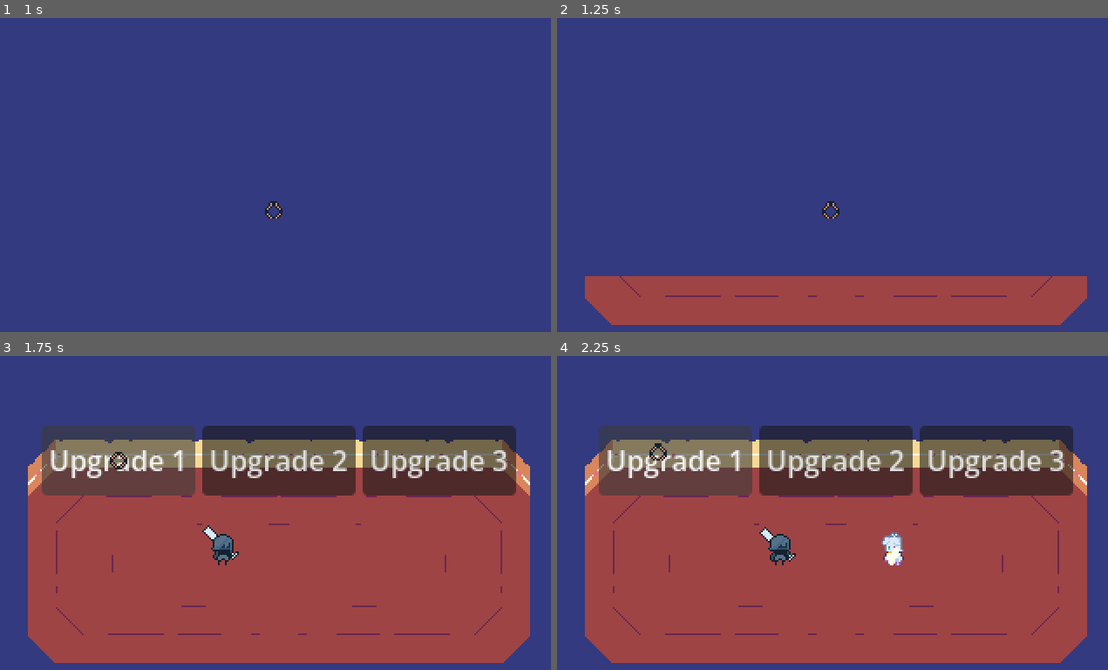
Above: before the commit, frames 1-4 (two rows, left to right).
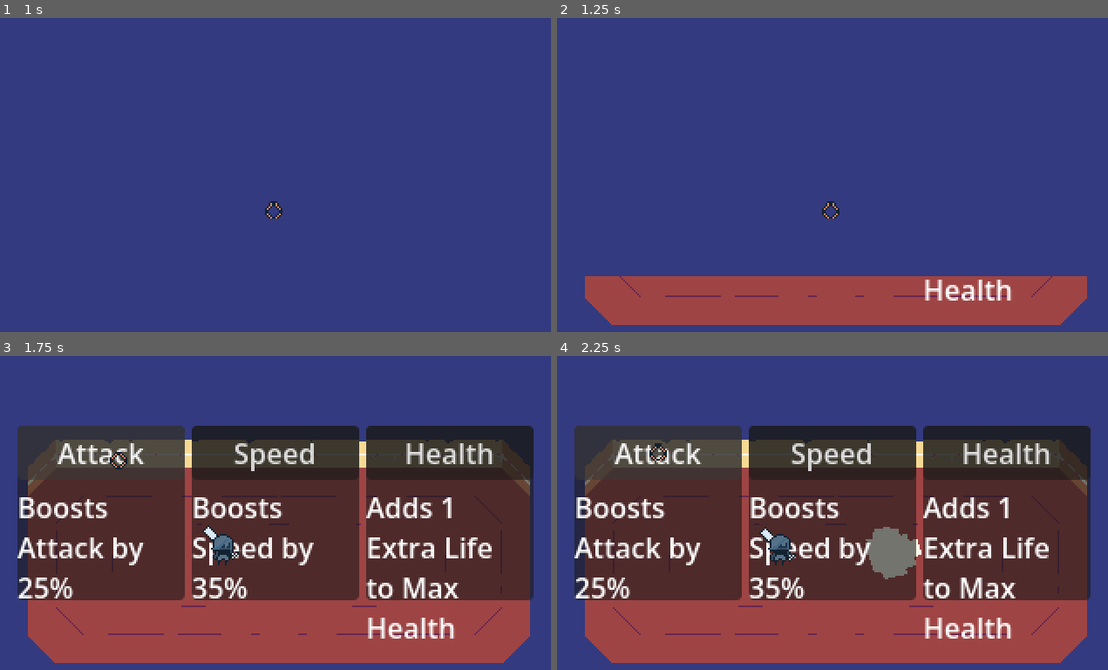
Above: after the commit, the same moments.

Repository: studio-starlight/brackeys-26-1
Game: Godot game, scene res://Scenes/Levels/main_menu.tscn
The game is run twice, just before and just after one commit, with the same random seed, the same clock (stepped at 60 frames per second) and the same inputs.
Inputs (mouse positions are in pixels of both pictures, inside the frame that each line leads up to):
- Up to frame 1 (1 s): click "Play" at 0.5 s
- Up to frame 2 (1.25 s): no input
- Up to frame 3 (1.75 s): click (121, 459) at 1.25 s, where only the run before the commit has a clickable "Upgrade 1"
- Up to frame 4 (2.25 s): click (656, 453) at 2 s, where only the run after the commit has a clickable "Attack"

Frame 1 is identical in both runs. In frame 2, 0.6% of the frame differs, in the area x 66-83%, y 83-90%; in frame 3, 43%; in frame 4, 43%, in the area x 3-97%, y 22-90%.
Error before the commit: There was an error calling "_iter_next" on iterator object of type Upgrades:<HBoxContainer#59424900872>. (res://Scenes/Systems/upgrade_manager.gd:11)

Commit message:
Upgrades almost done

Diff:
--- a/Resources/Audio Bus/default_bus_layout.tres
+++ b/Resources/Audio Bus/default_bus_layout.tres
@@ -11,5 +11,5 @@
 bus/2/solo = false
 bus/2/mute = false
 bus/2/bypass_fx = false
-bus/2/volume_db = 0.0
+bus/2/volume_db = -14.062227
 bus/2/send = &"Master"
--- a/Resources/Upgrades/upgrade_data.gd
+++ b/Resources/Upgrades/upgrade_data.gd
@@ -1,4 +1,8 @@
 class_name UpgradeData
 extends Resource
 
+@export var name : String
+@export var texture : Texture2D
+@export_multiline var description : String
+
 func apply_upgrade(player : Player) -> void: pass
--- /dev/null
+++ b/Scenes/Globals/music_manager.tscn
@@ -0,0 +1,10 @@
+[gd_scene format=3 uid="uid://bumer4mu0p7b2"]
+
+[ext_resource type="Script" uid="uid://ejvq2vmyuxmq" path="res://Scripts/Globals/music_manager.gd" id="1_eghl4"]
+
+[node name="MusicManager" type="Node" unique_id=2087753501]
+process_mode = 3
+script = ExtResource("1_eghl4")
+
+[node name="AudioStreamPlayer" type="AudioStreamPlayer" parent="." unique_id=684850073]
+bus = &"Music"
--- a/Scenes/Levels/game.tscn
+++ b/Scenes/Levels/game.tscn
@@ -14,6 +14,7 @@
 [ext_resource type="Texture2D" uid="uid://bhy3i0vrdtydc" path="res://Graphics/User Interface/sprite_textbox.png" id="8_dw2ve"]
 [ext_resource type="Texture2D" uid="uid://ibveqrn4nbsu" path="res://Graphics/User Interface/sprite_talking.png" id="8_t7urq"]
 [ext_resource type="FontFile" uid="uid://45p1fy2s4urb" path="res://Graphics/Fonts/m5x7.ttf" id="9_8u2a7"]
+[ext_resource type="AudioStream" uid="uid://ehdpp6r3prkq" path="res://Audio/Sounds/sound_enemy_defeated.wav" id="10_i0w65"]
 [ext_resource type="Script" uid="uid://ddkoy6vp3mmqo" path="res://Scripts/Systems/hud.gd" id="10_q2try"]
 [ext_resource type="AudioStream" uid="uid://lutgg5ejxcum" path="res://Audio/Sounds/sound_dialogue.wav" id="10_qmmh8"]
 [ext_resource type="Texture2D" uid="uid://cmc84m685p481" path="res://Graphics/Characters/sprite_cane.png" id="10_rar5s"]
@@ -25,6 +26,11 @@
 [ext_resource type="PackedScene" uid="uid://dhnfed0gjaehd" path="res://Scenes/Objects/enemy_charger.tscn" id="14_x1q52"]
 [ext_resource type="Theme" uid="uid://ba3ofuhdx02cr" path="res://Resources/Themes/main_theme.tres" id="15_gqwak"]
 [ext_resource type="Script" uid="uid://85pv8b7m5k0s" path="res://Scenes/Systems/upgrade_manager.gd" id="24_rar5s"]
+[ext_resource type="Script" uid="uid://cjjqrbvu6qkhv" path="res://Resources/Upgrades/upgrade_data.gd" id="26_cppk6"]
+[ext_resource type="Script" uid="uid://qa1djvfk32rq" path="res://Resources/Upgrades/attack_upgrade.gd" id="27_17vb1"]
+[ext_resource type="Script" uid="uid://cimhbka2wqc48" path="res://Resources/Upgrades/health_upgrade.gd" id="28_kv0vm"]
+[ext_resource type="Script" uid="uid://d1lltcsjhjowv" path="res://Resources/Upgrades/speed_upgrade.gd" id="29_7d2jk"]
+[ext_resource type="Script" uid="uid://bwlmktm7xm282" path="res://Scripts/Objects/upgrade_button.gd" id="30_17vb1"]
 
 [sub_resource type="Resource" id="Resource_rfqhp"]
 script = ExtResource("7_ht0kt")
@@ -66,19 +72,45 @@
 cutscene_data = Array[ExtResource("3_c11q5")]([SubResource("Resource_rfqhp"), SubResource("Resource_uy6f3"), SubResource("Resource_ahqd5"), SubResource("Resource_dw2ve"), SubResource("Resource_ht0kt")])
 metadata/_custom_type_script = "uid://vd74rdt82yon"
 
+[sub_resource type="Resource" id="Resource_l1e6r"]
+script = ExtResource("7_ht0kt")
+animation_name = "beginning"
+hide_dialogue_box = true
+wait_for_animation_finished = true
+metadata/_custom_type_script = "uid://csb4hvs2xwugx"
+
+[sub_resource type="Resource" id="Resource_i0w65"]
+script = ExtResource("7_ht0kt")
+animation_name = "cane_poof_enter"
+hide_dialogue_box = true
+wait_for_animation_finished = true
+metadata/_custom_type_script = "uid://csb4hvs2xwugx"
+
 [sub_resource type="Resource" id="Resource_xdwyp"]
 script = ExtResource("7_xdwyp")
+speaker_img = ExtResource("8_t7urq")
+speaker_img_Hframes = 2
 text = "Wow, you cleared the wave!"
 metadata/_custom_type_script = "uid://dg44yqyt36m2x"
 
 [sub_resource type="Resource" id="Resource_e8oij"]
 script = ExtResource("7_xdwyp")
+speaker_img = ExtResource("8_t7urq")
+speaker_img_Hframes = 2
+speaker_img_rest_frame = 1
 text = "Onto the next Wave!"
 metadata/_custom_type_script = "uid://dg44yqyt36m2x"
 
+[sub_resource type="Resource" id="Resource_cppk6"]
+script = ExtResource("7_ht0kt")
+animation_name = "cane_poof_exit"
+hide_dialogue_box = true
+wait_for_animation_finished = true
+metadata/_custom_type_script = "uid://csb4hvs2xwugx"
+
 [sub_resource type="Resource" id="Resource_gqwak"]
 script = ExtResource("3_q2try")
-cutscene_data = Array[ExtResource("3_c11q5")]([SubResource("Resource_xdwyp"), SubResource("Resource_e8oij")])
+cutscene_data = Array[ExtResource("3_c11q5")]([SubResource("Resource_l1e6r"), SubResource("Resource_i0w65"), SubResource("Resource_xdwyp"), SubResource("Resource_e8oij"), SubResource("Resource_cppk6")])
 metadata/_custom_type_script = "uid://vd74rdt82yon"
 
 [sub_resource type="Animation" id="Animation_l1e6r"]
@@ -105,7 +137,7 @@
 "times": PackedFloat32Array(0),
 "transitions": PackedFloat32Array(1),
 "update": 1,
-"values": [true]
+"values": [false]
 }
 
 [sub_resource type="Animation" id="Animation_cppk6"]
@@ -149,6 +181,32 @@
 "update": 1,
 "values": [true]
 }
+tracks/2/type = "audio"
+tracks/2/imported = false
+tracks/2/enabled = true
+tracks/2/path = NodePath("SoundEffectPlayer")
+tracks/2/interp = 1
+tracks/2/loop_wrap = true
+tracks/2/keys = {
+"clips": [{
+"end_offset": 0.0,
+"start_offset": 0.0,
+"stream": ExtResource("10_i0w65")
+}],
+"times": PackedFloat32Array(0)
+}
+tracks/2/use_blend = true
+tracks/3/type = "audio"
+tracks/3/imported = false
+tracks/3/enabled = true
+tracks/3/path = NodePath("SoundEffectPlayer")
+tracks/3/interp = 1
+tracks/3/loop_wrap = true
+tracks/3/keys = {
+"clips": [],
+"times": PackedFloat32Array()
+}
+tracks/3/use_blend = true
 
 [sub_resource type="Animation" id="Animation_ht0kt"]
 resource_name = "cane_poof_exit"
@@ -176,6 +234,21 @@
 "update": 1,
 "values": [true]
 }
+tracks/2/type = "audio"
+tracks/2/imported = false
+tracks/2/enabled = true
+tracks/2/path = NodePath("SoundEffectPlayer")
+tracks/2/interp = 1
+tracks/2/loop_wrap = true
+tracks/2/keys = {
+"clips": [{
+"end_offset": 0.0,
+"start_offset": 0.0,
+"stream": ExtResource("10_i0w65")
+}],
+"times": PackedFloat32Array(0)
+}
+tracks/2/use_blend = true
 
 [sub_resource type="AnimationLibrary" id="AnimationLibrary_kv0vm"]
 _data = {
@@ -185,6 +258,13 @@
 &"cane_poof_exit": SubResource("Animation_ht0kt")
 }
 
+[sub_resource type="Curve" id="Curve_i0w65"]
+_data = [Vector2(0.013303768, 1), 0.0, 0.0, 0, 0, Vector2(0.68070954, 0), 0.0, 0.0, 0, 0]
+point_count = 2
+
+[sub_resource type="CurveTexture" id="CurveTexture_rfqhp"]
+curve = SubResource("Curve_i0w65")
+
 [sub_resource type="Curve" id="Curve_7d2jk"]
 _data = [Vector2(0, 1), 0.0, 0.0, 0, 0, Vector2(1, 0), 0.0, 0.0, 0, 0]
 point_count = 2
@@ -194,13 +274,16 @@
 
 [sub_resource type="ParticleProcessMaterial" id="ParticleProcessMaterial_y13qf"]
 particle_flag_disable_z = true
-direction = Vector3(0, -1, 0)
-spread = 20.0
-initial_velocity_min = 83.85
-initial_velocity_max = 98.159996
 angular_velocity_min = 161.95998
 angular_velocity_max = 197.29997
-gravity = Vector3(0, 200, 0)
+orbit_velocity_min = 0.3760001
+orbit_velocity_max = 0.3760001
+radial_velocity_min = 69.529976
+radial_velocity_max = 94.06998
+radial_velocity_curve = SubResource("CurveTexture_rfqhp")
+gravity = Vector3(0, 0, 0)
+scale_min = 5.0899997
+scale_max = 5.0899997
 scale_curve = SubResource("CurveTexture_2j1fn")
 
 [sub_resource type="Resource" id="Resource_c11q5"]
@@ -223,6 +306,24 @@
 }
 point_count = 9
 
+[sub_resource type="Resource" id="Resource_17vb1"]
+script = ExtResource("27_17vb1")
+name = "Attack"
+description = "Boosts Attack by 25%"
+metadata/_custom_type_script = "uid://qa1djvfk32rq"
+
+[sub_resource type="Resource" id="Resource_kv0vm"]
+script = ExtResource("28_kv0vm")
+name = "Health"
+description = "Adds 1 Extra Life to Max Health"
+metadata/_custom_type_script = "uid://cimhbka2wqc48"
+
+[sub_resource type="Resource" id="Resource_7d2jk"]
+script = ExtResource("29_7d2jk")
+name = "Speed"
+description = "Boosts Speed by 35%"
+metadata/_custom_type_script = "uid://d1lltcsjhjowv"
+
 [node name="Game" type="Node2D" unique_id=794865982]
 y_sort_enabled = true
 script = ExtResource("1_yla1s")
@@ -238,19 +339,24 @@
 script = ExtResource("1_72uep")
 cutscenes = Array[ExtResource("3_q2try")]([SubResource("Resource_8u2a7"), SubResource("Resource_gqwak")])
 
+[node name="SoundEffectPlayer" type="AudioStreamPlayer" parent="CutsceneManager" unique_id=269904706]
+max_polyphony = 5
+
 [node name="CutsceneAnimator" type="AnimationPlayer" parent="CutsceneManager" unique_id=1919605278]
 libraries/ = SubResource("AnimationLibrary_kv0vm")
 
 [node name="CaneSprite" type="Sprite2D" parent="CutsceneManager" unique_id=679931058]
+visible = false
 position = Vector2(192, 120)
 texture = ExtResource("10_rar5s")
 offset = Vector2(0.5, -9.5)
 flip_h = true
 
 [node name="CanePoofParticles" type="GPUParticles2D" parent="CutsceneManager" unique_id=676334953]
-position = Vector2(192, 120)
+position = Vector2(192, 112)
 emitting = false
 texture = ExtResource("11_i0w65")
+lifetime = 0.6
 one_shot = true
 explosiveness = 0.88
 randomness = 0.94
@@ -400,24 +506,80 @@
 
 [node name="UpgradeManager" type="Node2D" parent="." unique_id=1803625167]
 script = ExtResource("24_rar5s")
+upgrades = Array[ExtResource("26_cppk6")]([SubResource("Resource_17vb1"), SubResource("Resource_kv0vm"), SubResource("Resource_7d2jk")])
 
 [node name="Upgrades" type="HBoxContainer" parent="UpgradeManager" unique_id=81638564]
-offset_left = 24.0
+anchors_preset = 10
+anchor_right = 1.0
+offset_left = 16.0
 offset_top = 40.0
-offset_right = 296.0
-offset_bottom = 80.0
-
-[node name="Upgrade1" type="Button" parent="UpgradeManager/Upgrades" unique_id=1283384684]
+offset_right = 300.0
+offset_bottom = 140.0
+grow_horizontal = 2
+pivot_offset_ratio = Vector2(0.5, 0)
+size_flags_horizontal = 4
+size_flags_vertical = 0
+alignment = 1
+
+[node name="Upgrade1" type="Panel" parent="UpgradeManager/Upgrades" unique_id=1723768740]
+custom_minimum_size = Vector2(96, 100)
+layout_mode = 2
+script = ExtResource("30_17vb1")
+
+[node name="UpgradeContainer" type="VBoxContainer" parent="UpgradeManager/Upgrades/Upgrade1" unique_id=2709231]
+layout_mode = 0
+offset_right = 96.0
+offset_bottom = 104.0
+
+[node name="UpgradeName" type="Button" parent="UpgradeManager/Upgrades/Upgrade1/UpgradeContainer" unique_id=1283384684]
 layout_mode = 2
 text = "Upgrade 1"
 
-[node name="Upgrade2" type="Button" parent="UpgradeManager/Upgrades" unique_id=1896090948]
-layout_mode = 2
-text = "Upgrade 2"
-
-[node name="Upgrade3" type="Button" parent="UpgradeManager/Upgrades" unique_id=1082183459]
-layout_mode = 2
-text = "Upgrade 3"
+[node name="UpgradeDescription" type="RichTextLabel" parent="UpgradeManager/Upgrades/Upgrade1/UpgradeContainer" unique_id=514051468]
+layout_mode = 2
+text = "Default Description
+"
+fit_content = true
+
+[node name="Upgrade2" type="Panel" parent="UpgradeManager/Upgrades" unique_id=95860361]
+custom_minimum_size = Vector2(96, 100)
+layout_mode = 2
+script = ExtResource("30_17vb1")
+
+[node name="UpgradeContainer" type="VBoxContainer" parent="UpgradeManager/Upgrades/Upgrade2" unique_id=1281498875]
+layout_mode = 0
+offset_right = 96.0
+offset_bottom = 104.0
+
+[node name="UpgradeName" type="Button" parent="UpgradeManager/Upgrades/Upgrade2/UpgradeContainer" unique_id=1428898756]
+layout_mode = 2
+text = "Upgrade 1"
+
+[node name="UpgradeDescription" type="RichTextLabel" parent="UpgradeManager/Upgrades/Upgrade2/UpgradeContainer" unique_id=1893026246]
+layout_mode = 2
+text = "Default Description
+"
+fit_content = true
+
+[node name="Upgrade3" type="Panel" parent="UpgradeManager/Upgrades" unique_id=1866405562]
+custom_minimum_size = Vector2(96, 100)
+layout_mode = 2
+script = ExtResource("30_17vb1")
+
+[node name="UpgradeContainer" type="VBoxContainer" parent="UpgradeManager/Upgrades/Upgrade3" unique_id=2126863589]
+layout_mode = 0
+offset_right = 96.0
+offset_bottom = 104.0
+
+[node name="UpgradeName" type="Button" parent="UpgradeManager/Upgrades/Upgrade3/UpgradeContainer" unique_id=834676713]
+layout_mode = 2
+text = "Upgrade 1"
+
+[node name="UpgradeDescription" type="RichTextLabel" parent="UpgradeManager/Upgrades/Upgrade3/UpgradeContainer" unique_id=337496308]
+layout_mode = 2
+text = "Default Description
+"
+fit_content = true
 
 [node name="HUD" type="CanvasLayer" parent="." unique_id=1819801841]
 script = ExtResource("10_q2try")
--- a/Scenes/Systems/upgrade_manager.gd
+++ b/Scenes/Systems/upgrade_manager.gd
@@ -1,15 +1,13 @@
 extends Node2D
 
-@onready var upgrades: HBoxContainer = $Upgrades
-@onready var upgrade_1: Button = $Upgrades/Upgrade1
-@onready var upgrade_2: Button = $Upgrades/Upgrade2
-@onready var upgrade_3: Button = $Upgrades/Upgrade3
+@export var upgrades : Array[UpgradeData]
+@onready var upgrades_container: HBoxContainer = $Upgrades
 
-@export var upgrade_resouces : Array
-
-func _ready() -> void:
-	for upgrade : Button in upgrades:
-		upgrade.pressed.connect(_upgrade_pressed)
-
-func _upgrade_pressed() -> void:
-	pass
+func setup_upgrades() -> void:
+	var upgrades_duplicate := upgrades.duplicate()
+	randomize()
+	upgrades_duplicate.shuffle()
+	for upgrade : UpgradeButton in upgrades_container.get_children():
+		var upgrade_data : UpgradeData = upgrades_duplicate.back()
+		upgrade.setup_upgrade_button(upgrade_data)
+		upgrades_duplicate.pop_back()
--- a/Scripts/Globals/event_bus.gd
+++ b/Scripts/Globals/event_bus.gd
@@ -2,6 +2,7 @@
 
 signal shake_camera(shake_strength : float, shake_duration : float)
 signal slow_time(changed_speed : float, slow_time_duration : float)
+signal upgrade_selected(upgrade_data : UpgradeData)
 signal wave_start()
 signal wave_end()
 signal cutscene_start()
--- /dev/null
+++ b/Scripts/Globals/music_manager.gd
@@ -0,0 +1,12 @@
+extends Node
+
+const MUSIC_BATTLE = preload("uid://cxxdre352qh8x")
+@onready var player: AudioStreamPlayer = $AudioStreamPlayer
+
+func play_music(music : AudioStreamOggVorbis) -> void:
+	if !player.playing:
+		player.stream = music
+		player.play()
+
+func stop_music() -> void:
+	player.stop()
--- /dev/null
+++ b/Scripts/Objects/upgrade_button.gd
@@ -0,0 +1,18 @@
+class_name UpgradeButton
+extends Panel
+
+
+@onready var upgrade_name_button: Button = $UpgradeContainer/UpgradeName
+@onready var upgrade_description_label: RichTextLabel = $UpgradeContainer/UpgradeDescription
+var upgrade_data_container : UpgradeData
+
+func _ready() -> void:
+	upgrade_name_button.pressed.connect(_on_upgrade_pressed)
+
+func setup_upgrade_button(upgrade_data : UpgradeData) -> void:
+	upgrade_name_button.text = upgrade_data.name
+	upgrade_description_label.text = upgrade_data.description
+	upgrade_data_container = upgrade_data
+
+func _on_upgrade_pressed() -> void:
+	EventBus.upgrade_selected.emit(upgrade_data_container)
--- a/Scripts/Systems/cutscene_manager.gd
+++ b/Scripts/Systems/cutscene_manager.gd
@@ -19,7 +19,6 @@
 func _ready() -> void:
 	player = get_tree().get_first_node_in_group("player")
 	dialogue.visible = false
-
 
 func start_cutscene(current_story_scene : GameManager.StoryEvent) -> void:
 	match current_story_scene:
--- a/Scripts/Systems/game.gd
+++ b/Scripts/Systems/game.gd
@@ -3,6 +3,7 @@
 @export var delay_between_cutscenes : float = 1.0
 @onready var cutscene_manager: CutsceneManager = $CutsceneManager
 @onready var wave_manager: WaveManager = $WaveManager
+@onready var upgrade_manager: Node2D = $UpgradeManager
 @onready var hud: HUD = $HUD
 @onready var player: Player = $Player
 @onready var cutscene_delay_timer: Timer = $CutsceneManager/CutsceneDelayTimer
@@ -19,6 +20,7 @@
 	EventBus.connect("slow_time", _on_slow_time)
 	Engine.time_scale = 1.0
 	hud.visible = false
+	upgrade_manager.setup_upgrades()
 	if GameManager.current_story_event == GameManager.StoryEvent.START:
 		_start_cutscene()
 	else:
@@ -27,6 +29,7 @@
 		EventBus.emit_signal("wave_start")
 
 func _start_wave() -> void:
+	MusicManager.play_music(MusicManager.MUSIC_BATTLE)
 	wave_manager.start_wave(GameManager.current_story_event)
 	hud.set_max_hearts(player.stats.max_health)
 	player.stats.health = player.stats.max_health
--- a/Scripts/Systems/wave_manager.gd
+++ b/Scripts/Systems/wave_manager.gd
@@ -30,6 +30,8 @@
 			current_wave = 2
 		_:
 			current_wave = 1
+	if current_wave >= waves.size():
+		current_wave = 0
 	var current_wave_data = waves[current_wave]
 	enemy_count = current_wave_data.enemy_count
 
@@ -49,6 +51,7 @@
 func end_wave() -> void:
 	EventBus.emit_signal("shake_camera", 7, 3)
 	AudioManager.play_sound(AudioManager.SOUND_WAVE_END)
+	MusicManager.stop_music()
 	Engine.time_scale = slow_mo_scale
 	slow_mo_timer.start(slow_mo_time)
 	await slow_mo_timer.timeout
--- a/project.godot
+++ b/project.godot
@@ -23,10 +23,11 @@
 
 Util="*uid://ban41oqgkaxbw"
 AudioManager="*uid://ci35iw40xqglw"
+MusicManager="*uid://bumer4mu0p7b2"
 EventBus="*uid://c23vhjno0g6ja"
 GameManager="*uid://biryacyitnndi"
+TransitionManager="*uid://cpuyxi8nook61"
 MouseManager="*uid://bog88b1lqkkea"
-TransitionManager="*uid://cpuyxi8nook61"
 
 [debug]
 
Not shown, added: Audio/Music/music_battle.ogg.import
Not shown, added: Scripts/Globals/music_manager.gd.uid
Not shown, added: Scripts/Objects/upgrade_button.gd.uid
Not shown, added: Audio/Music/music_battle.ogg
